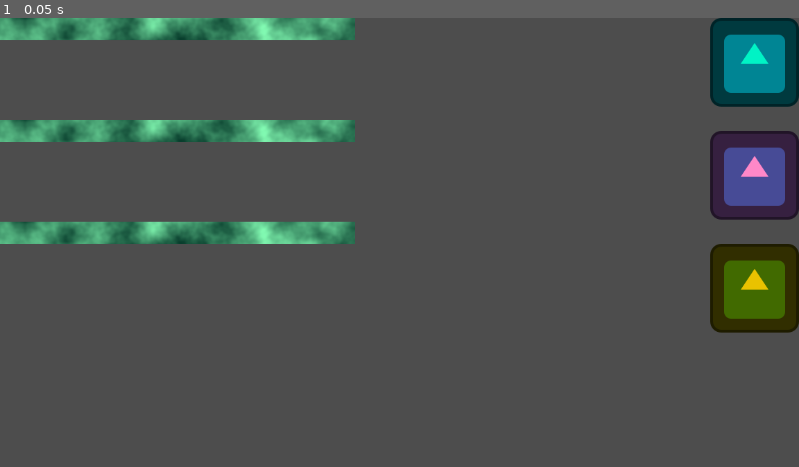
Above: before the commit, frame 1.
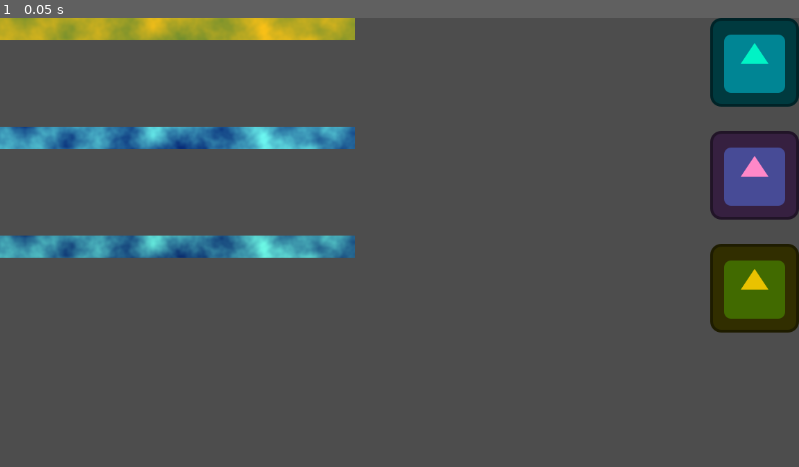
Above: after the commit, the same moment.

Repository: BlustrawberRi/Joshkagochi
Game: Godot game, scene res://Scenes/debug_aenty.tscn
Same seed, same stepped clock (60 frames per second), same inputs: the game is played once before the commit and once after it. The project has no main scene, so this scene is started directly. The engine's default icon, where the game draws it, is replaced by a stand-in: a white triangle on a blue panel in a dark square.
Inputs:
- Up to frame 1 (0.05 s): no input

The runs differ from the first frame. In frame 1, 8.6% of the frame differs, in the area x 0-45%, y 0-54%.

Commit message:
fixed colors on progres bars

Diff:
--- a/Scenes/boredom_bar.tscn
+++ b/Scenes/boredom_bar.tscn
@@ -1,6 +1,18 @@
-[gd_scene load_steps=2 format=3 uid="uid://cemijs48o438d"]
+[gd_scene load_steps=5 format=3 uid="uid://cemijs48o438d"]
 
 [ext_resource type="PackedScene" uid="uid://0uln8e6lgi6m" path="res://Scenes/stat_bar_base.tscn" id="1_w4kqr"]
 
+[sub_resource type="Gradient" id="Gradient_whv2h"]
+colors = PackedColorArray(0.455738, 0.564538, 0.181233, 1, 0.980432, 0.756093, 0.0914147, 1)
+
+[sub_resource type="FastNoiseLite" id="FastNoiseLite_n4sqb"]
+noise_type = 3
+
+[sub_resource type="NoiseTexture2D" id="NoiseTexture2D_wce7m"]
+height = 32
+color_ramp = SubResource("Gradient_whv2h")
+noise = SubResource("FastNoiseLite_n4sqb")
+
 [node name="StatBar" instance=ExtResource("1_w4kqr")]
+texture_over = SubResource("NoiseTexture2D_wce7m")
 stat = 2
--- a/Scenes/debug_aenty.tscn
+++ b/Scenes/debug_aenty.tscn
@@ -15,7 +15,7 @@
 grow_horizontal = 2
 grow_vertical = 2
 
-[node name="VBoxContainer" type="VBoxContainer" parent="."]
+[node name="Items" type="VBoxContainer" parent="."]
 layout_mode = 1
 anchors_preset = 1
 anchor_left = 1.0
@@ -25,26 +25,26 @@
 grow_horizontal = 0
 theme_override_constants/separation = 163
 
-[node name="Item" parent="VBoxContainer" instance=ExtResource("1_jq27j")]
+[node name="Boredom" parent="Items" instance=ExtResource("1_jq27j")]
 layout_mode = 2
 
-[node name="Item2" parent="VBoxContainer" instance=ExtResource("2_ddsb6")]
+[node name="Hunger" parent="Items" instance=ExtResource("2_ddsb6")]
 layout_mode = 2
 
-[node name="Item3" parent="VBoxContainer" instance=ExtResource("3_rj2hk")]
+[node name="Sleep" parent="Items" instance=ExtResource("3_rj2hk")]
 layout_mode = 2
 
 [node name="VBoxContainer2" type="VBoxContainer" parent="."]
 layout_mode = 0
 offset_right = 40.0
 offset_bottom = 40.0
-theme_override_constants/separation = 115
+theme_override_constants/separation = 125
 
-[node name="StatBar" parent="VBoxContainer2" instance=ExtResource("4_q510y")]
+[node name="Boredom" parent="VBoxContainer2" instance=ExtResource("5_ethus")]
 layout_mode = 2
 
-[node name="StatBar2" parent="VBoxContainer2" instance=ExtResource("5_ethus")]
+[node name="Hunger" parent="VBoxContainer2" instance=ExtResource("6_0ijgr")]
 layout_mode = 2
 
-[node name="StatBar3" parent="VBoxContainer2" instance=ExtResource("6_0ijgr")]
+[node name="Sleep" parent="VBoxContainer2" instance=ExtResource("4_q510y")]
 layout_mode = 2
--- a/Scenes/sleep_bar.tscn
+++ b/Scenes/sleep_bar.tscn
@@ -8,11 +8,23 @@
 [sub_resource type="FastNoiseLite" id="FastNoiseLite_1rp4a"]
 noise_type = 2
 
-[sub_resource type="NoiseTexture2D" id="NoiseTexture2D_qsm74"]
+[sub_resource type="NoiseTexture2D" id="NoiseTexture2D_bcohs"]
 height = 32
 color_ramp = SubResource("Gradient_bcohs")
 noise = SubResource("FastNoiseLite_1rp4a")
 
+[sub_resource type="Gradient" id="Gradient_1rp4a"]
+colors = PackedColorArray(0.0447084, 0.186578, 0.437941, 1, 0.42726, 0.975825, 0.90049, 1)
+
+[sub_resource type="FastNoiseLite" id="FastNoiseLite_qsm74"]
+noise_type = 3
+
+[sub_resource type="NoiseTexture2D" id="NoiseTexture2D_c661h"]
+height = 32
+color_ramp = SubResource("Gradient_1rp4a")
+noise = SubResource("FastNoiseLite_qsm74")
+
 [node name="StatBar" instance=ExtResource("1_bcohs")]
-texture_under = SubResource("NoiseTexture2D_qsm74")
+texture_under = SubResource("NoiseTexture2D_bcohs")
+texture_over = SubResource("NoiseTexture2D_c661h")
 stat = 1
--- a/Scenes/stat_bar_base.tscn
+++ b/Scenes/stat_bar_base.tscn
@@ -10,7 +10,7 @@
 noise = SubResource("FastNoiseLite_rp84f")
 
 [sub_resource type="Gradient" id="Gradient_rp84f"]
-colors = PackedColorArray(0.0352042, 0.244125, 0.177553, 1, 0.512893, 0.984192, 0.702421, 1)
+colors = PackedColorArray(0.0294896, 0.173537, 0.472971, 1, 0.426761, 0.969966, 0.94518, 1)
 
 [sub_resource type="FastNoiseLite" id="FastNoiseLite_mg8eb"]
 noise_type = 3
Not shown: 1 places in Scenes/sleep_bar.tscn that only renumber resources
